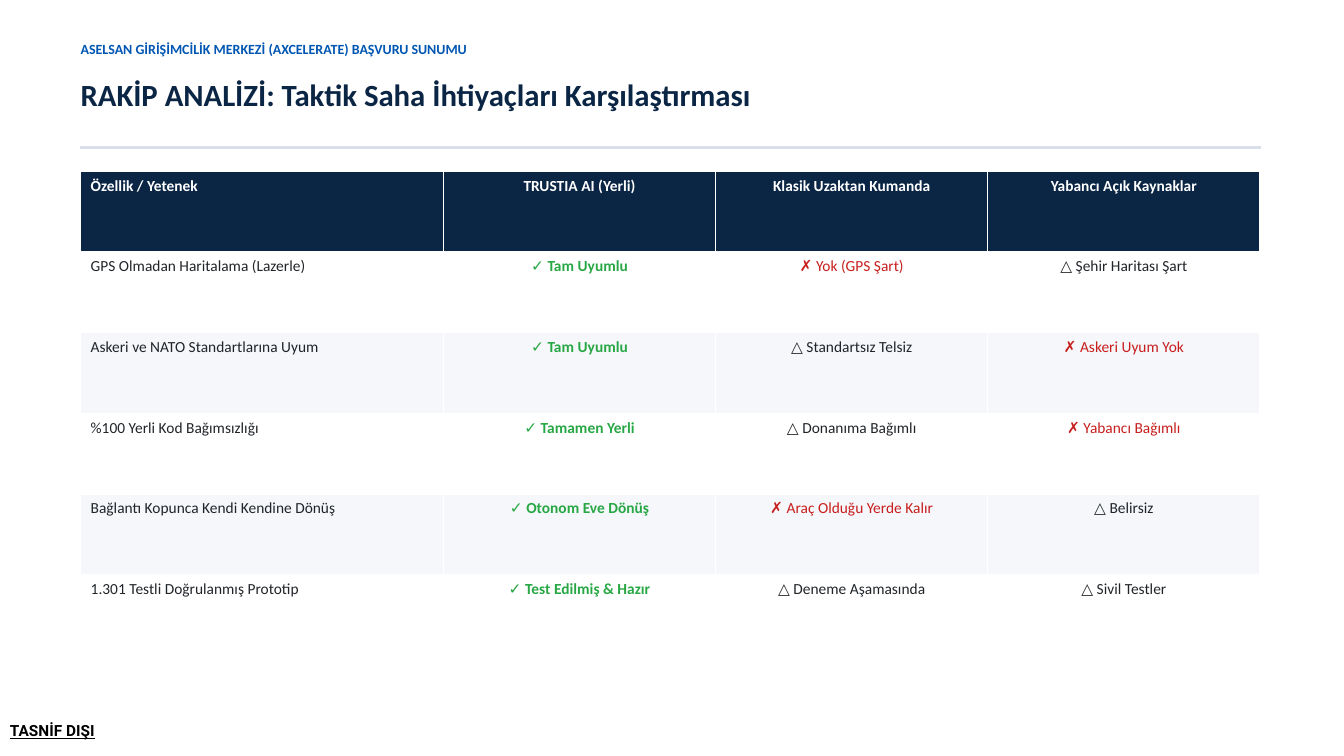
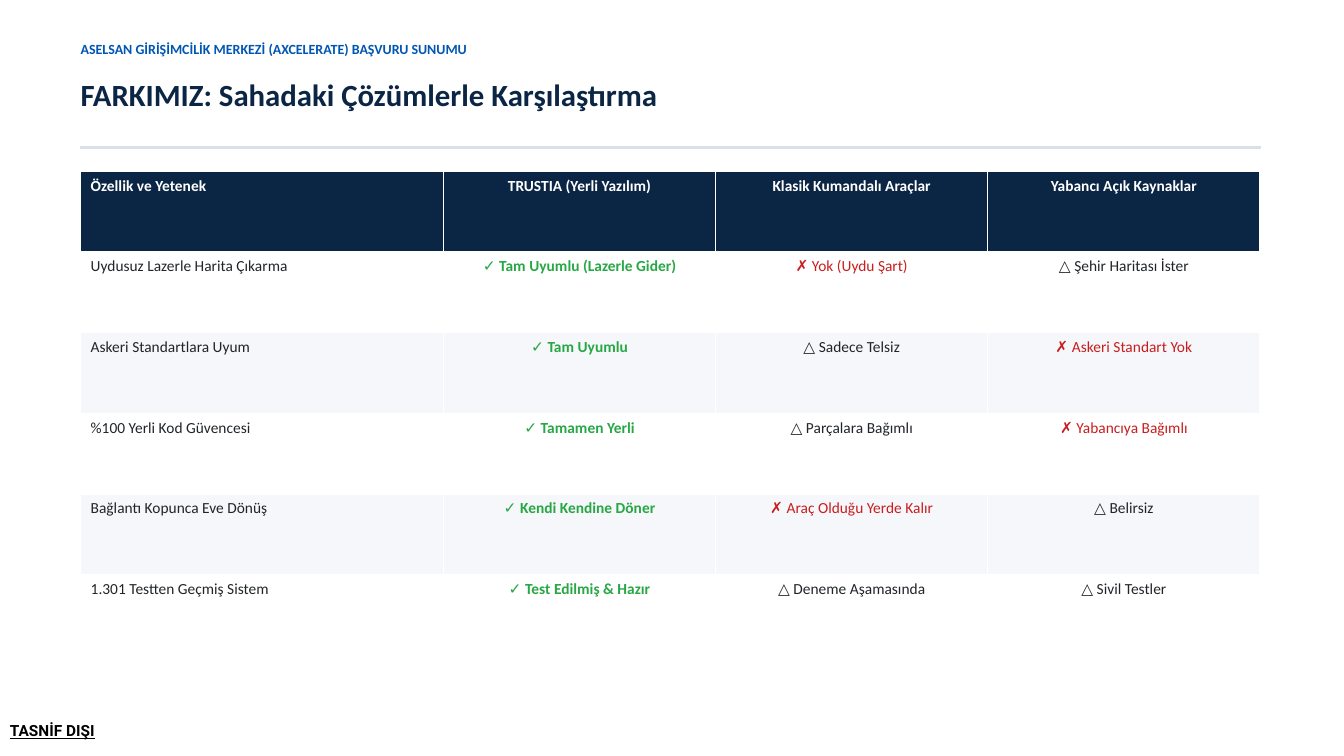
Before and after one commit to Trustia/Trustia, a slide deck: slide 7 of Kurumsal/Sunumlar/Trustia_ASELSAN_Girisim_Sunumu.pptx. Drawn at 1344x756 pixels with LibreOffice and Linux fonts; fonts in the diff are those of the drawing. Boxes give left, top, right and bottom in pixels: in the first picture for what was removed or moved away, otherwise in the second. Text is boxed around its words. In the diff, an @@ line names an element or a change of style, - is before the commit and + after.

```diff
--- a/Kurumsal/Sunumlar/Trustia_ASELSAN_Girisim_Sunumu.pptx
+++ b/Kurumsal/Sunumlar/Trustia_ASELSAN_Girisim_Sunumu.pptx
@@ text at box(81, 84, 657, 111): text changed @@
-RAKİP ANALİZİ: Taktik Saha İhtiyaçları Karşılaştırması
+FARKIMIZ: Sahadaki Çözümlerle Karşılaştırma
@@ table at box(81, 171, 1260, 655) @@
-row 1: Özellik / Yetenek | TRUSTIA AI (Yerli) | Klasik Uzaktan Kumanda | Yabancı Açık Kaynaklar
+row 1: Özellik ve Yetenek | TRUSTIA (Yerli Yazılım) | Klasik Kumandalı Araçlar | Yabancı Açık Kaynaklar
-row 2: GPS Olmadan Haritalama (Lazerle) | ✓ Tam Uyumlu | ✗ Yok (GPS Şart) | △ Şehir Haritası Şart
+row 2: Uydusuz Lazerle Harita Çıkarma | ✓ Tam Uyumlu (Lazerle Gider) | ✗ Yok (Uydu Şart) | △ Şehir Haritası İster
-row 3: Askeri ve NATO Standartlarına Uyum | ✓ Tam Uyumlu | △ Standartsız Telsiz | ✗ Askeri Uyum Yok
+row 3: Askeri Standartlara Uyum | ✓ Tam Uyumlu | △ Sadece Telsiz | ✗ Askeri Standart Yok
-row 4: %100 Yerli Kod Bağımsızlığı | ✓ Tamamen Yerli | △ Donanıma Bağımlı | ✗ Yabancı Bağımlı
+row 4: %100 Yerli Kod Güvencesi | ✓ Tamamen Yerli | △ Parçalara Bağımlı | ✗ Yabancıya Bağımlı
-row 5, column 1: Bağlantı Kopunca Kendi Kendine Dönüş
+row 5, column 1: Bağlantı Kopunca Eve Dönüş
-row 5, column 2: ✓ Otonom Eve Dönüş
+row 5, column 2: ✓ Kendi Kendine Döner
-row 6, column 1: 1.301 Testli Doğrulanmış Prototip
+row 6, column 1: 1.301 Testten Geçmiş Sistem
```
Also in this commit, not shown: 12 other slides changed, 3 other files.
